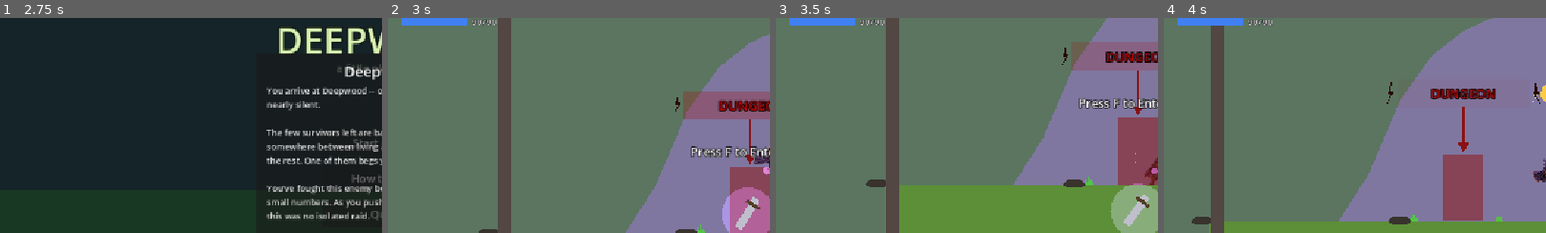
Above: before the commit, frames 1-4 (left to right).
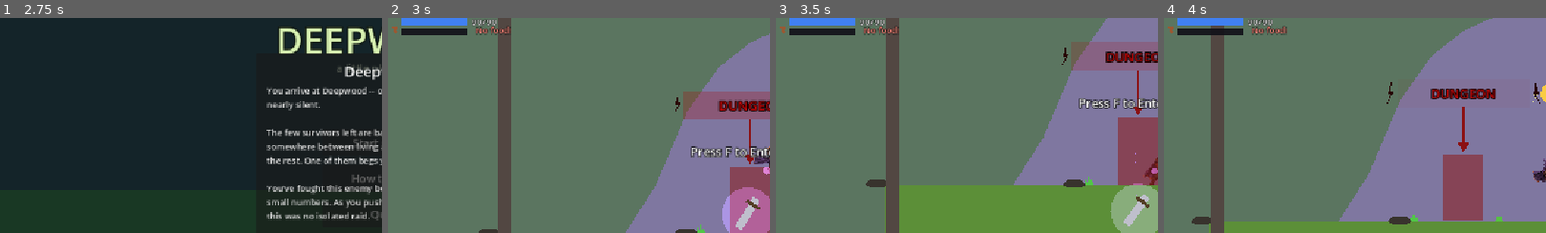
Above: after the commit, the same moments.

Repository: Bachana401/deepwood
Game: Godot game, scene res://main_menu.tscn
The game is run twice, just before and just after one commit, with the same random seed, the same clock (stepped at 60 frames per second) and the same inputs. Sound files missing from this copy of the repository are replaced by a short silence.
Inputs (mouse positions are % of the whole screen's width and height, from its top left):
- Up to frame 1 (2.75 s): click "Start Game" at 0.5 s; click "Start Game" at 1.25 s; click "Easy" at 2 s
- Up to frame 2 (3 s): click "Begin Your Journey" at 2.75 s
- Up to frame 3 (3.5 s): no input
- Up to frame 4 (4 s): tap F (enter_dungeon) at 3.5 s; move the mouse to (72, 45) at 3.52 s; hold D (move_right) from 3.53 s (still down); hold H (harvest, bound only after the commit) from 3.53 s (still down); tap E (interact) at 3.6 s; click (72, 45) at 3.67 s; tap Space (jump) at 3.77 s
The pictures show only the part of the screen within x 0-50%, y 15-65%; the shares and areas given below are measured in that part.

Frame 1 is identical in both runs. In frame 2, 0.8% of the frame differs, in the area x 1-32%, y 3-8%; in frame 3, 0.8%; in frame 4, 0.8%, in the area x 1-33%, y 3-8%.

Commit message:
Step 1b: hunger-loop visuals + manual harvest
- Food HUD gauge (food_readout.gd): always-visible village bar under the mana
  bar, wheat icon, "Food X.X days" readout, green->amber->red by days left,
  flashes when the larder is empty ("No food!" / "STARVING").
- Farm crop field is now dynamic: stalks grow lush + golden when the larder is
  full, shorten and pale as it drains, and drop to barren stubs when empty --
  a visible mirror of the food stockpile.
- Manual harvest: hold H at a built Farm to hand-tend the field, adding food in
  +chunks with a dirt puff + floating "+N" (the early chore automated later by
  staffing farmers). New "harvest" input action (H).

Headless-verified: focused smoke test (input action, script parse, readout
instantiation) + clean main.tscn boot.

Co-Authored-By: Claude Opus 4.8 <noreply@anthropic.com>

Diff:
--- a/building.gd
+++ b/building.gd
@@ -412,6 +412,8 @@
 		prompt_label.text = "Building..."
 	elif is_ruined():
 		prompt_label.text = "Press F to Build (%s)  —  stage %d/%d" % [repair_requirement_text(), build_stage, GameState.TOTAL_BUILD_STAGES]
+	elif building_name == "Farm":
+		prompt_label.text = "E: manage   •   Hold H: tend crops"
 	else:
 		prompt_label.text = "Press E"
 
@@ -607,6 +609,13 @@
 var worker_timer := 0.0
 var last_employed := -1
 var last_operational_state := false
+
+# Farm-only: the crop field is redrawn to reflect the village larder (see
+# GameState.village_food) -- lush when stocked, withered when empty. The player
+# hand-tends it by holding the harvest key, filling the larder in +food chunks.
+const FARM_HARVEST_INTERVAL := 0.4    # seconds between +food chunks while tending
+var farm_crop_layer: Node2D = null
+var harvest_cooldown := 0.0
 
 func employed_count() -> int:
 	var n = 0
@@ -706,6 +715,75 @@
 	l.default_color = col
 	area_layer.add_child(l)
 
+# --- Farm crops (dynamic) ---
+# Redraw the crop field to reflect how full the village larder is (0..1). A full
+# larder = tall, lush, golden-topped stalks; a draining one shortens and pales;
+# an empty larder leaves bare brown stubs -- an at-a-glance "the town is starving"
+# cue that matches the HUD food gauge. Cheap: a handful of primitives per call.
+func _update_farm_crops() -> void:
+	if farm_crop_layer == null or not is_instance_valid(farm_crop_layer):
+		return
+	for c in farm_crop_layer.get_children():
+		c.queue_free()
+	var cap = GameState.food_capacity()
+	var f = clampf(GameState.village_food / cap, 0.0, 1.0) if cap > 0.0 else 0.0
+	for r in range(3):
+		var rx = -58.0 + r * 34.0
+		for s in range(3):
+			_draw_crop(rx + 4.0 + s * 9.0, -3.0, f)
+
+func _draw_crop(cx: float, base_y: float, f: float) -> void:
+	if f <= 0.03:
+		# barren: a small withered brown nub
+		var nub = Polygon2D.new()
+		nub.polygon = circle_poly(1.3, 5)
+		nub.position = Vector2(cx, base_y - 1.0)
+		nub.color = Color(0.5, 0.36, 0.2)
+		farm_crop_layer.add_child(nub)
+		return
+	var height = lerpf(3.0, 11.0, f)
+	# stalk pales when the larder is low, deepens to a healthy green when stocked
+	var stalk_col = Color(0.55, 0.55, 0.24).lerp(Color(0.28, 0.62, 0.26), f)
+	var stalk = Line2D.new()
+	stalk.points = PackedVector2Array([Vector2(cx, base_y), Vector2(cx, base_y - height)])
+	stalk.width = 1.6
+	stalk.default_color = stalk_col
+	farm_crop_layer.add_child(stalk)
+	# grain head: green when growing, golden-ripe when the larder is near full
+	var head = Polygon2D.new()
+	head.polygon = circle_poly(lerpf(1.1, 2.3, f), 6)
+	head.position = Vector2(cx, base_y - height)
+	head.color = stalk_col.lightened(0.1) if f < 0.8 else Color(0.87, 0.75, 0.33)
+	farm_crop_layer.add_child(head)
+
+# A quick dirt puff at the field while the player tends it.
+func _spawn_harvest_puff() -> void:
+	if area_layer == null:
+		return
+	for i in range(4):
+		var d = Polygon2D.new()
+		d.polygon = circle_poly(randf_range(1.2, 2.4), 6)
+		d.color = Color(0.5, 0.38, 0.24, 0.85)
+		d.position = Vector2(randf_range(-58.0, -6.0), -3.0)
+		area_layer.add_child(d)
+		var tw = d.create_tween()
+		tw.set_parallel(true)
+		tw.tween_property(d, "position", d.position + Vector2(randf_range(-6, 6), randf_range(-10, -4)), 0.4)
+		tw.tween_property(d, "modulate:a", 0.0, 0.4)
+		tw.chain().tween_callback(d.queue_free)
+
+# A small "+N" that floats up over the building when food is gained by hand.
+func _spawn_harvest_float(text: String) -> void:
+	var lbl = _make_label(text, 14)
+	lbl.add_theme_color_override("font_color", Color(0.7, 0.95, 0.4))
+	lbl.position = Vector2(-14.0, -base_height - 24.0)
+	add_child(lbl)
+	var tw = lbl.create_tween()
+	tw.set_parallel(true)
+	tw.tween_property(lbl, "position:y", lbl.position.y - 22.0, 0.7)
+	tw.tween_property(lbl, "modulate:a", 0.0, 0.7)
+	tw.chain().tween_callback(lbl.queue_free)
+
 # The themed side-yard beside each building (local origin = yard centre, ground
 # y = 0). Built once; shown only while the building is operational.
 func build_work_area() -> void:
@@ -742,13 +820,17 @@
 			_a_rect(Vector2(30, -7), Vector2(3, 7), TIMBER)
 			_a_disc(Vector2(-22, -4), 4.5, Color(0.82, 0.3, 0.25))
 		"Farm":
-			# tilled rows with sprouts + a scarecrow + a stone well: hands hoe
-			# the rows and haul produce crates between them
+			# tilled rows + a scarecrow + a stone well: hands hoe the rows and
+			# haul produce crates between them. The CROPS themselves live in a
+			# separate layer that's redrawn to track the village larder, so the
+			# field visibly flourishes or withers with the town's food.
 			for r in range(3):
 				var rx = -58.0 + r * 34.0
 				_a_rect(Vector2(rx, -2), Vector2(26, 4), Color(0.32, 0.24, 0.16))
-				for s in range(3):
-					_a_disc(Vector2(rx + 4 + s * 9, -4), 2.0, DEEP_GREEN.lightened(0.15), 6)
+			farm_crop_layer = Node2D.new()
+			farm_crop_layer.name = "Crops"
+			area_layer.add_child(farm_crop_layer)
+			_update_farm_crops()
 			_a_rect(Vector2(50, -30), Vector2(3, 30), TIMBER)
 			_a_rect(Vector2(41, -24), Vector2(21, 3), TIMBER)
 			_a_disc(Vector2(51.5, -33), 4.0, Color(0.85, 0.72, 0.4))
@@ -1768,6 +1850,9 @@
 			update_bar_music()
 		if area_layer:
 			area_layer.visible = oper   # the yard exists only once it's built
+		# the crop field tracks the larder draining/refilling over time
+		if building_name == "Farm":
+			_update_farm_crops()
 	if not player_inside:
 		return
 	# Ruined/half-built -> F builds the next stage (locked mid-construction);
@@ -1775,8 +1860,21 @@
 	if is_ruined():
 		if not constructing and Input.is_action_just_pressed("enter_dungeon"):
 			attempt_field_build()
-	elif Input.is_action_just_pressed("interact"):
-		open_assign_ui()
+	else:
+		if Input.is_action_just_pressed("interact"):
+			open_assign_ui()
+		# Farm: hold the harvest key to hand-tend the field, filling the village
+		# larder in +food chunks -- the early-game manual chore you later automate
+		# by staffing the farm with farmers.
+		if building_name == "Farm" and is_operational():
+			harvest_cooldown -= delta
+			if Input.is_action_pressed("harvest") and harvest_cooldown <= 0.0:
+				var added = GameState.manual_harvest_food()
+				if added > 0.0:
+					harvest_cooldown = FARM_HARVEST_INTERVAL
+					_spawn_harvest_float("+%d" % int(round(added)))
+					_spawn_harvest_puff()
+					_update_farm_crops()
 
 func get_roles() -> Array:
 	return BuildingRoles.get_roles(role_key)
--- /dev/null
+++ b/food_readout.gd
@@ -0,0 +1,93 @@
+extends Control
+
+# Always-visible village food gauge, top-left HUD, tucked just under the mana
+# bar (and above the TAB-only morale meter). Food is the town's larder -- see
+# GameState.village_food / food_capacity() / food_days_remaining(). The bar
+# fills toward the population-scaled capacity and shifts wheat-gold -> amber ->
+# red as the days of food dwindle; an EMPTY larder flashes to warn the player
+# their village is starting to starve. Lives only in the village scene
+# (main.tscn), so it never shows in the dungeon.
+
+const BAR_X := 20.0
+const BAR_Y := 112.0
+const BAR_W := 100.0
+const BAR_H := 10.0
+
+var bg: ColorRect = null
+var fill: ColorRect = null
+var label: Label = null
+var flash_t := 0.0
+var cur_frac := 1.0
+var cur_days := 4.0
+var empty := false
+
+func _ready() -> void:
+	mouse_filter = Control.MOUSE_FILTER_IGNORE
+	bg = ColorRect.new()
+	bg.position = Vector2(BAR_X, BAR_Y)
+	bg.size = Vector2(BAR_W, BAR_H)
+	bg.color = Color(0.06, 0.06, 0.09, 0.9)
+	bg.mouse_filter = Control.MOUSE_FILTER_IGNORE
+	add_child(bg)
+	fill = ColorRect.new()
+	fill.position = Vector2(BAR_X, BAR_Y)
+	fill.size = Vector2(BAR_W, BAR_H)
+	fill.color = Color(0.85, 0.72, 0.2)
+	fill.mouse_filter = Control.MOUSE_FILTER_IGNORE
+	add_child(fill)
+	label = Label.new()
+	label.position = Vector2(BAR_X + BAR_W + 12.0, BAR_Y - 6.0)
+	label.add_theme_font_size_override("font_size", 13)
+	label.add_theme_color_override("font_color", Color(1, 1, 1))
+	label.add_theme_color_override("font_outline_color", Color(0, 0, 0))
+	label.add_theme_constant_override("outline_size", 4)
+	label.mouse_filter = Control.MOUSE_FILTER_IGNORE
+	add_child(label)
+
+func _process(delta: float) -> void:
+	flash_t += delta
+	var cap = GameState.food_capacity()
+	cur_frac = clampf(GameState.village_food / cap, 0.0, 1.0) if cap > 0.0 else 0.0
+	cur_days = GameState.food_days_remaining()
+	empty = not GameState.has_food()
+	fill.size.x = BAR_W * cur_frac
+	var col = _food_color(cur_days)
+	# an empty larder pulses so the warning is impossible to miss
+	if empty:
+		var pulse = 0.5 + 0.5 * sin(flash_t * 7.0)
+		col = Color(0.9, 0.2, 0.15).lerp(Color(0.4, 0.05, 0.05), pulse)
+	fill.color = col
+	if empty:
+		if GameState.village_is_starving():
+			label.text = "STARVING"
+		else:
+			label.text = "No food!"
+		label.add_theme_color_override("font_color", Color(1.0, 0.55, 0.5))
+	else:
+		label.text = "Food  %.1f days" % cur_days
+		label.add_theme_color_override("font_color", Color(1, 1, 1))
+	queue_redraw()
+
+# A little wheat sheaf drawn just left of the bar, so food reads at a glance and
+# never depends on an emoji glyph the default font might not have.
+func _draw() -> void:
+	var cx = BAR_X - 9.0
+	var cy = BAR_Y + BAR_H / 2.0
+	var stalk = Color(0.75, 0.62, 0.18) if not empty else Color(0.6, 0.35, 0.2)
+	# three stalks fanning up
+	for a in [-0.5, 0.0, 0.5]:
+		var tip = Vector2(cx + sin(a) * 5.0, cy - 7.0)
+		draw_line(Vector2(cx, cy + 4.0), tip, stalk, 1.6)
+		# grains: a few dots along the top of each stalk
+		for k in range(3):
+			var t = 0.45 + 0.22 * k
+			var p = Vector2(cx, cy + 4.0).lerp(tip, t)
+			draw_circle(p + Vector2(1.2, 0), 1.15, stalk)
+			draw_circle(p - Vector2(1.2, 0), 1.15, stalk)
+
+func _food_color(days: float) -> Color:
+	if days >= 2.0:
+		return Color(0.55, 0.78, 0.28)   # comfortable -- green-gold
+	elif days >= 1.0:
+		return Color(0.88, 0.72, 0.2)    # tightening -- amber
+	return Color(0.85, 0.35, 0.18)        # nearly out -- red
--- a/main.tscn
+++ b/main.tscn
@@ -29,6 +29,7 @@
 [ext_resource type="Script" path="res://morale_meter.gd" id="30_morale"]
 [ext_resource type="Script" path="res://village_life.gd" id="31_villagelife"]
 [ext_resource type="Script" path="res://admin_panel.gd" id="32_adminpanel"]
+[ext_resource type="Script" path="res://food_readout.gd" id="33_foodreadout"]
 
 [sub_resource type="RectangleShape2D" id="RectangleShape2D_j7ovs"]
 size = Vector2(19713, 77)
@@ -477,6 +478,13 @@
 offset_bottom = 200.0
 mouse_filter = 2
 script = ExtResource("30_morale")
+
+[node name="FoodReadout" type="Control" parent="CanvasLayer"]
+anchors_preset = 0
+offset_right = 320.0
+offset_bottom = 200.0
+mouse_filter = 2
+script = ExtResource("33_foodreadout")
 
 [node name="NotificationStack" type="VBoxContainer" parent="CanvasLayer" unique_id=993646214]
 anchors_preset = 1
--- a/project.godot
+++ b/project.godot
@@ -65,6 +65,11 @@
 interact={
 "deadzone": 0.2,
 "events": [Object(InputEventKey,"resource_local_to_scene":false,"resource_name":"","device":-1,"window_id":0,"alt_press …(192 unchanged characters)…
+]
+}
+harvest={
+"deadzone": 0.2,
+"events": [Object(InputEventKey,"resource_local_to_scene":false,"resource_name":"","device":-1,"window_id":0,"alt_pressed":false,"shift_pressed":false,"ctrl_pressed":false,"meta_pressed":false,"pressed":false,"keycode":0,"physical_keycode":72,"key_label":0,"unicode":104,"location":0,"echo":false,"script":null)
 ]
 }
 dash={
Not shown, added: food_readout.gd.uid
